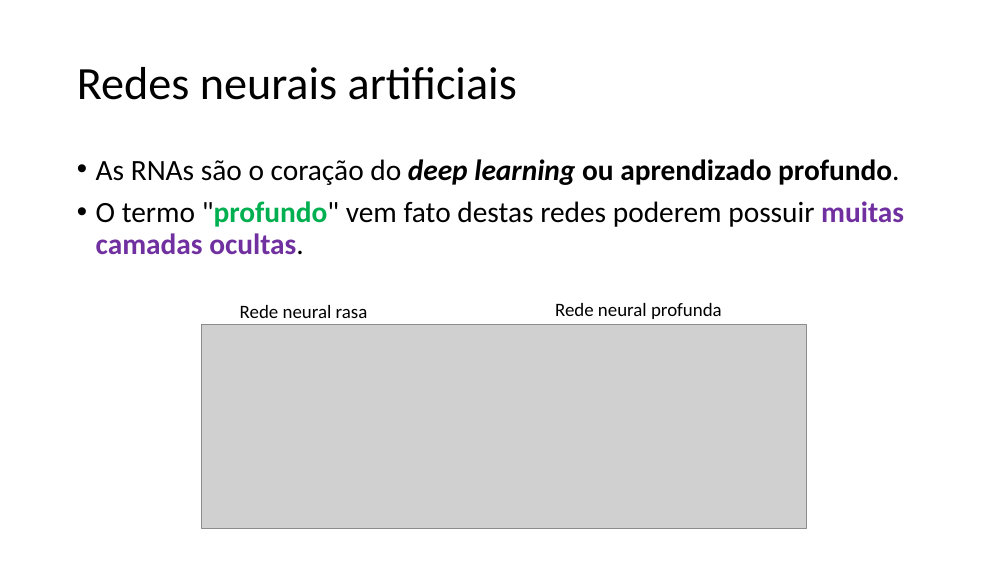
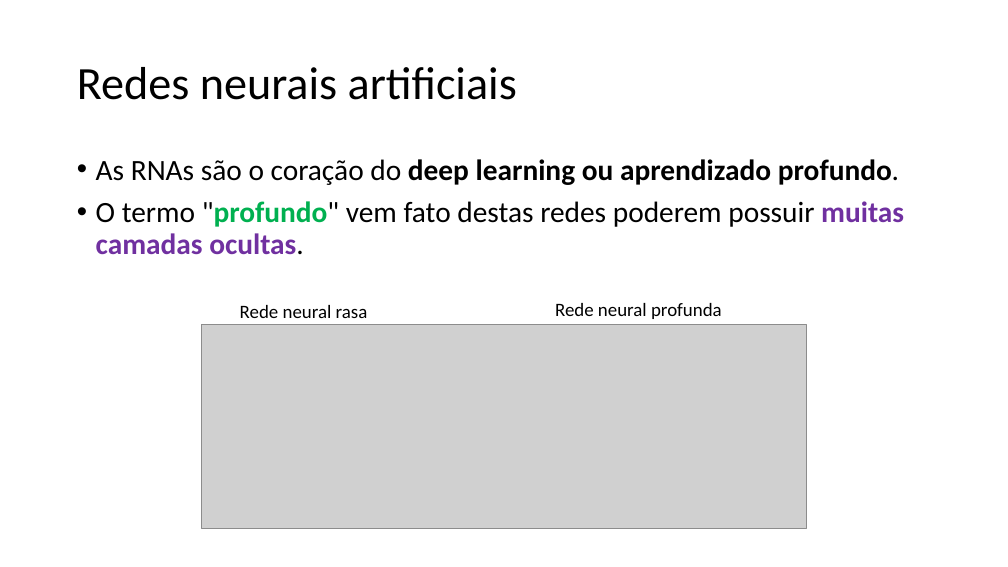
Before and after one commit to zz4fap/c24_inteligencia_artificial, a slide deck: slide 22 of slides/C24_MLP.pptx. Drawn at 1008x567 pixels with LibreOffice and Linux fonts; fonts in the diff are those of the drawing; grey boxes stand for pictures. Boxes give left, top, right and bottom in pixels: in the first picture for what was removed or moved away, otherwise in the second. Text is boxed around its words. In the diff, an @@ line names an element or a change of style, - is before the commit and + after.

```diff
--- a/slides/C24_MLP.pptx
+++ b/slides/C24_MLP.pptx
@@ text at [96, 159, 899, 185]: italic off in "deep learning" @@
```
Also in this commit, not shown: 2 other slides changed, 2 slides added.
